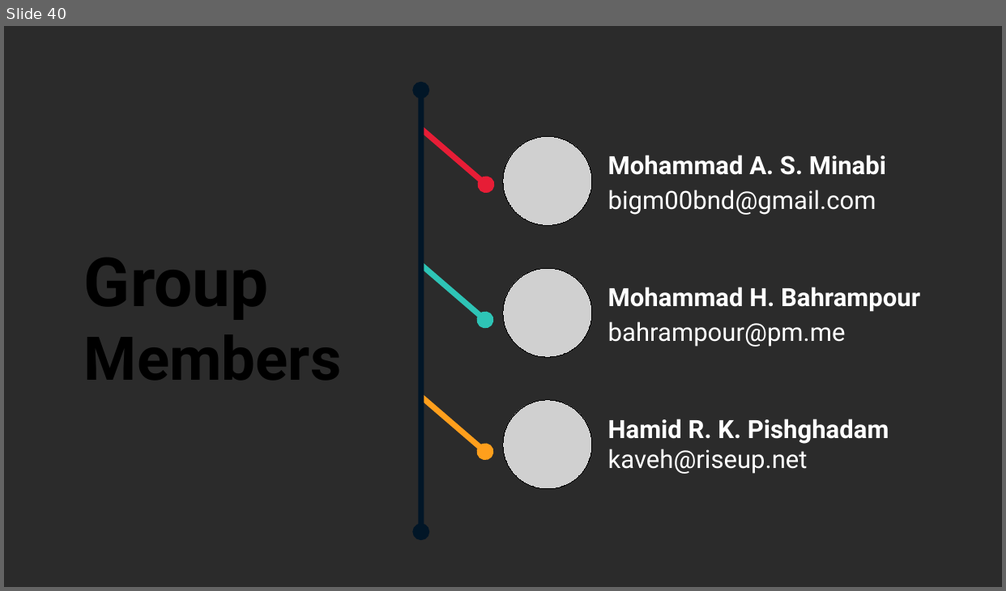
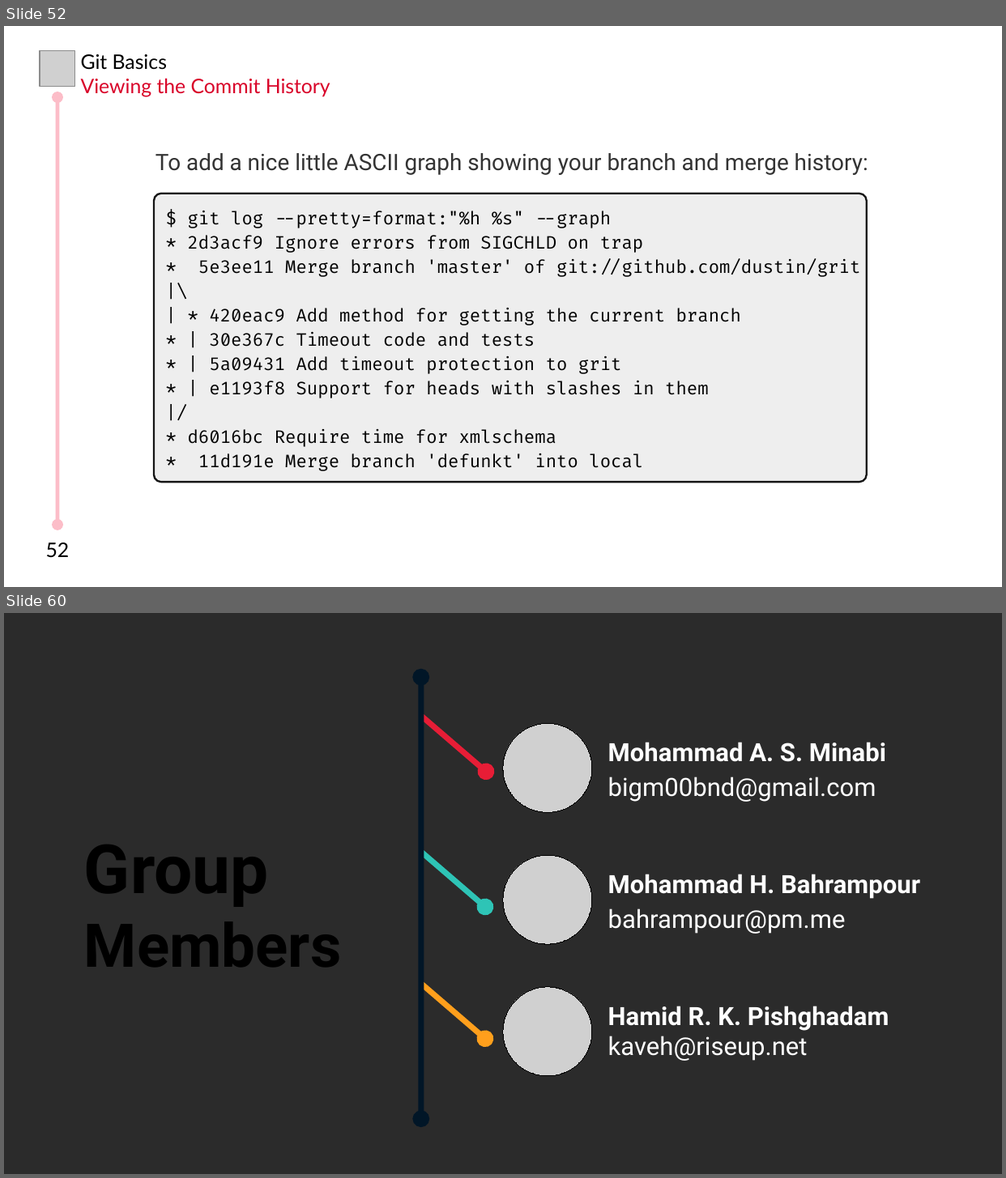
Before and after one commit to MHBahrampour/git-presentation-files, a slide deck: Chapter 2/Chapter 2.odp. Shown one above the other, each under a label of ours: slide 40 before the commit, slides 52 and 60 after it; the slides between them are not shown. The pictures are 1006x591 and 1006x1178 pixels, drawn with LibreOffice and Linux fonts; fonts in the diff are those of the drawing; grey boxes stand for pictures; background and template pictures are left out; a plain dark background stands for a picture behind light text. Boxes give left, top, right and bottom in pixels: in the first picture for what was removed or moved away, otherwise in the second. Text is boxed around its words. In the diff, an @@ line names an element or a change of style, - is before the commit and + after.

Commit message:
'Ch2 - Viewing the Commit History' is completed

```diff
--- a/Chapter 2/Chapter 2.odp
+++ b/Chapter 2/Chapter 2.odp
@@ slide 52 added at (x1=4, y1=26, x2=1002, y2=587), background #FFFFFF @@
@@ picture added at (x1=40, y1=51, x2=74, y2=87) @@
@@ text added at (x1=81, y1=54, x2=330, y2=97), 16 pt, text #D90429 @@
+Git Basics
+Viewing the Commit History
@@ double arrow added from (57, 97) to (57, 525), #FCBDC8 3 pt @@
@@ text added at (x1=155, y1=153, x2=868, y2=175), 18 pt, text #333333 @@
+To add a nice little ASCII graph showing your branch and merge history:
@@ rounded rectangle added at (x1=155, y1=194, x2=867, y2=482), fill #EEEEEE, outline #151515 1.5 pt, 14 pt, text #000000 @@
+$ git log --pretty=format:"%h %s" --graph
+* 2d3acf9 Ignore errors from SIGCHLD on trap
+* 5e3ee11 Merge branch 'master' of git://github.com/dustin/grit
+|\
+| * 420eac9 Add method for getting the current branch
+* | 30e367c Timeout code and tests
+* | 5a09431 Add timeout protection to grit
+* | e1193f8 Support for heads with slashes in them
+|/
+* d6016bc Require time for xmlschema
+* 11d191e Merge branch 'defunkt' into local
@@ text added at (x1=46, y1=543, x2=70, y2=558), 16 pt, text #000000 @@
+52
@@ what was slide 40 is now slide 60 @@
```
Also in this commit, not shown: 1 slide changed, 19 other slides added.
